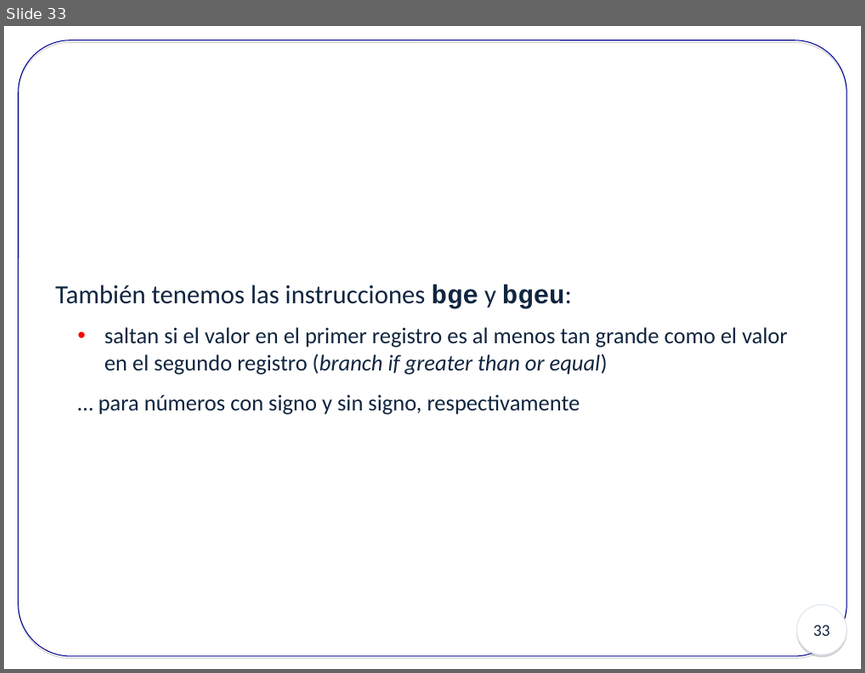
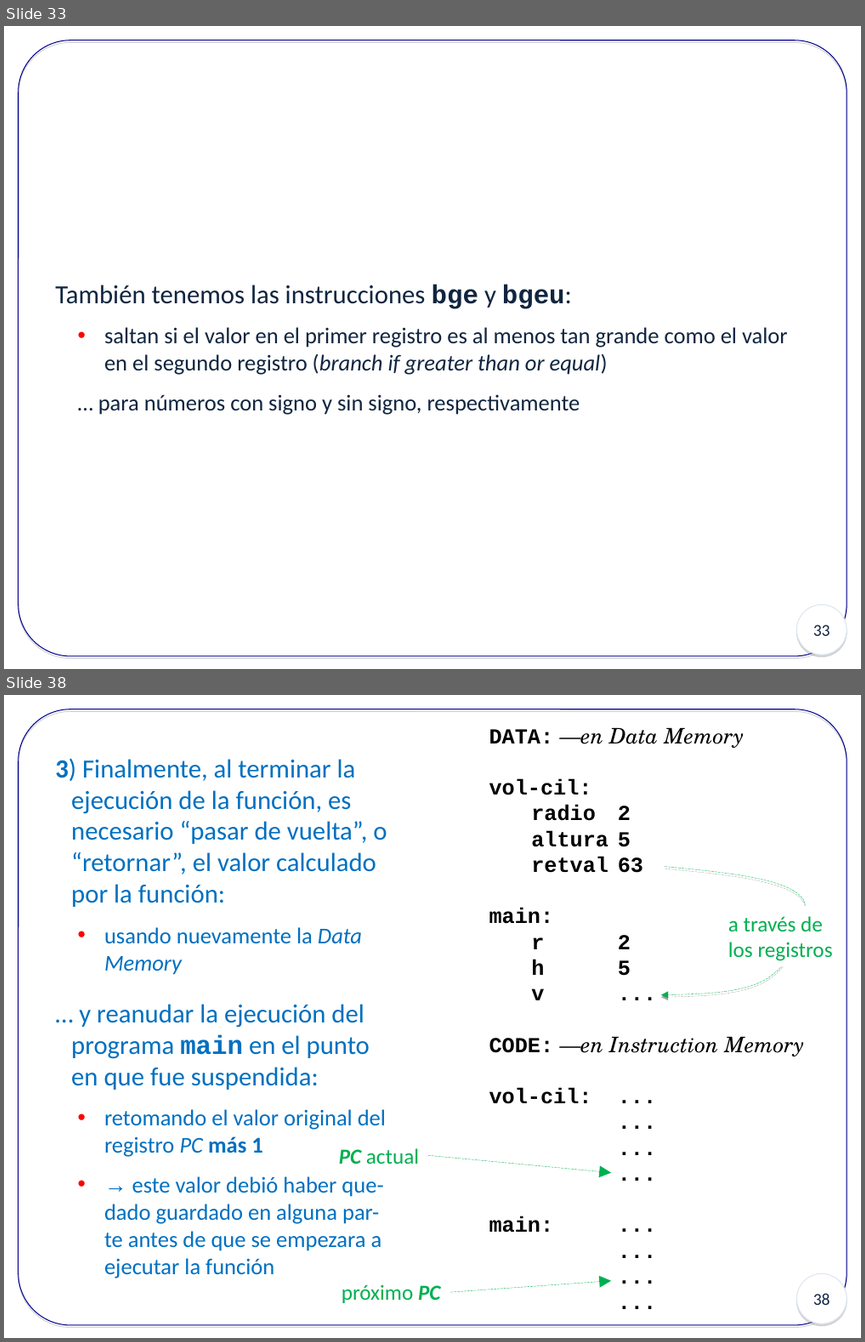
Before and after one commit to fediaz3/syllabus-2021-1, a slide deck: Clases/InstrucsRISC-V.ppt. Shown one above the other, each under a label of ours: slide 33 before the commit, slides 33 and 38 after it; the slides between them are not shown. The pictures are 865x673 and 865x1342 pixels, drawn with LibreOffice and Linux fonts; fonts in the diff are those of the drawing. Boxes give left, top, right and bottom in pixels: in the first picture for what was removed or moved away, otherwise in the second. Text is boxed around its words. In the diff, an @@ line names an element or a change of style, - is before the commit and + after.

```diff
--- a/Clases/InstrucsRISC-V.ppt
+++ b/Clases/InstrucsRISC-V.ppt
@@ slide 38 added at [4,695,861,1338], background #FFFFFF; not listed: 2 template elements that a slide beside it also shows @@
@@ text added at [489,727,804,1232], 18 pt, text #000000, bold @@
+DATA: —en Data Memory
+vol-cil:
+radio 2
+altura 5
+retval 63
+main:
+r 2
+h 5
+v ...
+CODE: —en Instruction Memory
+vol-cil: ...
+...
+...
+...
+main: ...
+...
+...
+...
@@ text added at [55,758,386,1278], 22 pt, text #0070C0 @@
+3) Finalmente, al terminar la ejecución de la función, es necesario “pasar de vuelta”, o “retornar”, el valor calculado por la función:
+  • usando nuevamente la Data Memory
+… y reanudar la ejecución del programa main en el punto en que fue suspendida:
+  • retomando el valor original del registro PC más 1
+  • → este valor debió haber que-dado guardado en alguna par-te antes de que se empezara a ejecutar la función
@@ freeform shape added at [661,867,806,995], outline #00B050 0.26 pt dashed @@
@@ text added at [728,916,833,961], 18 pt, text #00B050 @@
+a través de
+los registros
@@ text added at [339,1148,419,1164], 18 pt, text #00B050 @@
+PC actual
@@ arrow added from (428, 1155) to (611, 1172), #00B050 0.26 pt dashed @@
@@ arrow added from (450, 1293) to (611, 1280), #00B050 0.26 pt dashed @@
@@ text added at [341,1284,440,1303], 18 pt, text #00B050 @@
+próximo PC
```
Also in this commit, not shown: 7 slides changed, 5 other slides added, 2 other files.
